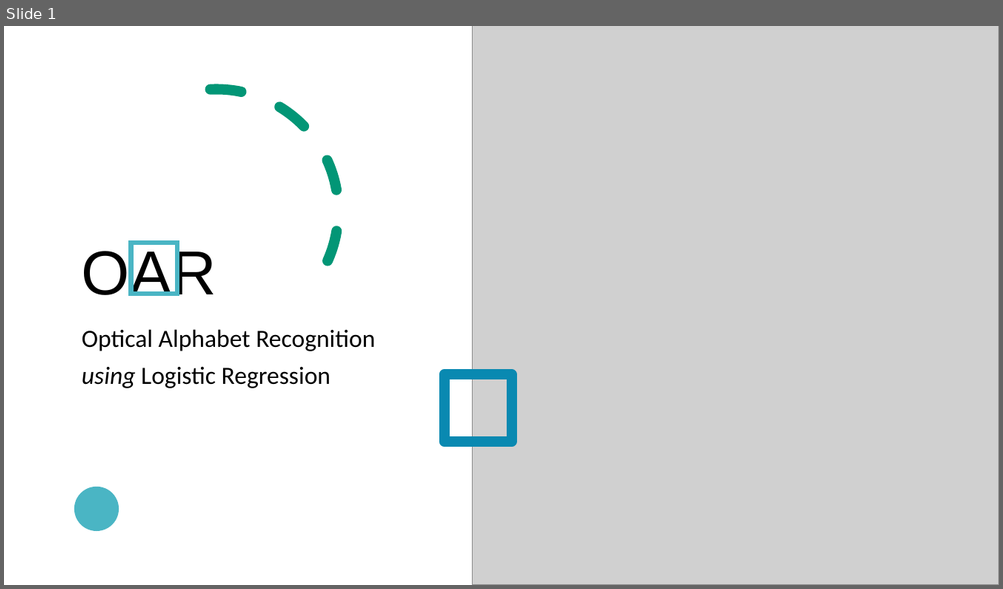
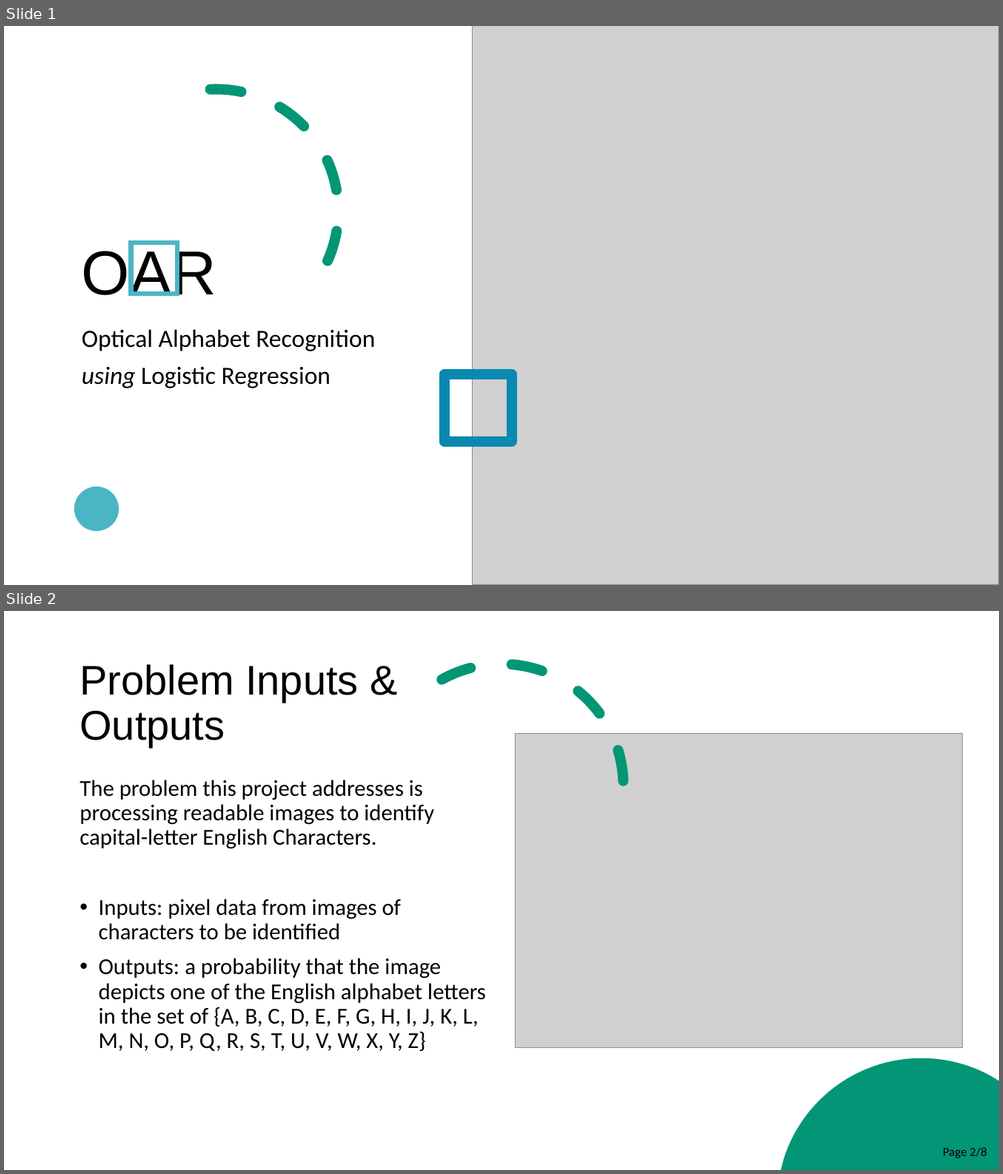
Before and after one commit to cer-hunter/OAR-CAS741, a slide deck: docs/Presentations/SRSPresentation/SRSPresentation.pptx. Shown one above the other, each under a label of ours: slide 1 before the commit, slides 1 and 2 after it. The pictures are 1003x589 and 1003x1174 pixels, drawn with LibreOffice and Linux fonts; fonts in the diff are those of the drawing; grey boxes stand for pictures. Boxes give left, top, right and bottom in pixels: in the first picture for what was removed or moved away, otherwise in the second. Text is boxed around its words. In the diff, an @@ line names an element or a change of style, - is before the commit and + after.

```diff
--- a/docs/Presentations/SRSPresentation/SRSPresentation.pptx
+++ b/docs/Presentations/SRSPresentation/SRSPresentation.pptx
@@ slide 2 added at <box>4,611,999,1170</box>, background #FFFFFF @@
@@ rectangle added at <box>4,611,999,1170</box>, fill #FFFFFF @@
@@ freeform shape added at <box>860,611,930,640</box>, fill #029676 @@
@@ title added at <box>79,664,358,747</box>, 40 pt, text #000000 @@
+Problem Inputs & Outputs
@@ arc (boxed as its full ellipse) added at <box>379,664,623,908</box>, outline #029676 10 pt dashed @@
@@ picture added at <box>515,733,962,1048</box> @@
@@ text added at <box>79,780,486,1052</box>, 22 pt, text #000000 @@
+The problem this project addresses is processing readable images to identify capital-letter English Characters.
+• Inputs: pixel data from images of characters to be identified
+• Outputs: a probability that the image depicts one of the English alphabet letters in the set of {A, B, C, D, E, F, G, H, I, J, K, L, M, N, O, P, Q, R, S, T, U, V, W, X, Y, Z}
@@ freeform shape added at <box>781,1059,999,1170</box>, fill #029676 @@
@@ freeform shape added at <box>14,1077,159,1170</box>, fill #029676 @@
@@ text added at <box>942,1147,986,1159</box>, 12 pt, text #000000 @@
+Page 2/8
```
Also in this commit, not shown: 2 slides changed, 4 other slides added, 2 slides removed.
